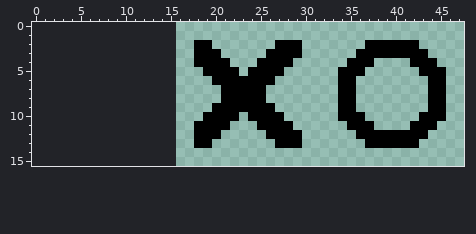
Pixel-art file, stored at games/tictactoe/pieces.aseprite. That is the earlier state.
32x16 pixels, 1 frame. The old version is drawn lined up with the new one, on the new canvas.
New version:
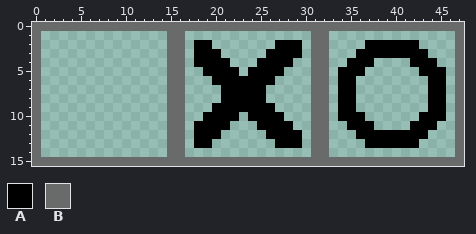
Palette (. is transparent): A #000000  B #696a6a
From old to new:
canvas 32x16 -> 48x16, the old top-left corner now at 16,0
y 0: x 0..47 ................................................ -> BBBBBBBBBBBBBBBBBBBBBBBBBBBBBBBBBBBBBBBBBBBBBBBB
y 1..14: x 0 . -> B; x 15..16 .. -> BB; x 31..32 .. -> BB; x 47 . -> B
y 15: x 0..47 ................................................ -> BBBBBBBBBBBBBBBBBBBBBBBBBBBBBBBBBBBBBBBBBBBBBBBB
Boxes around the changes in both pictures, in picture pixels (x1, y1, x2, y2):
added: (32, 22, 464, 166)
